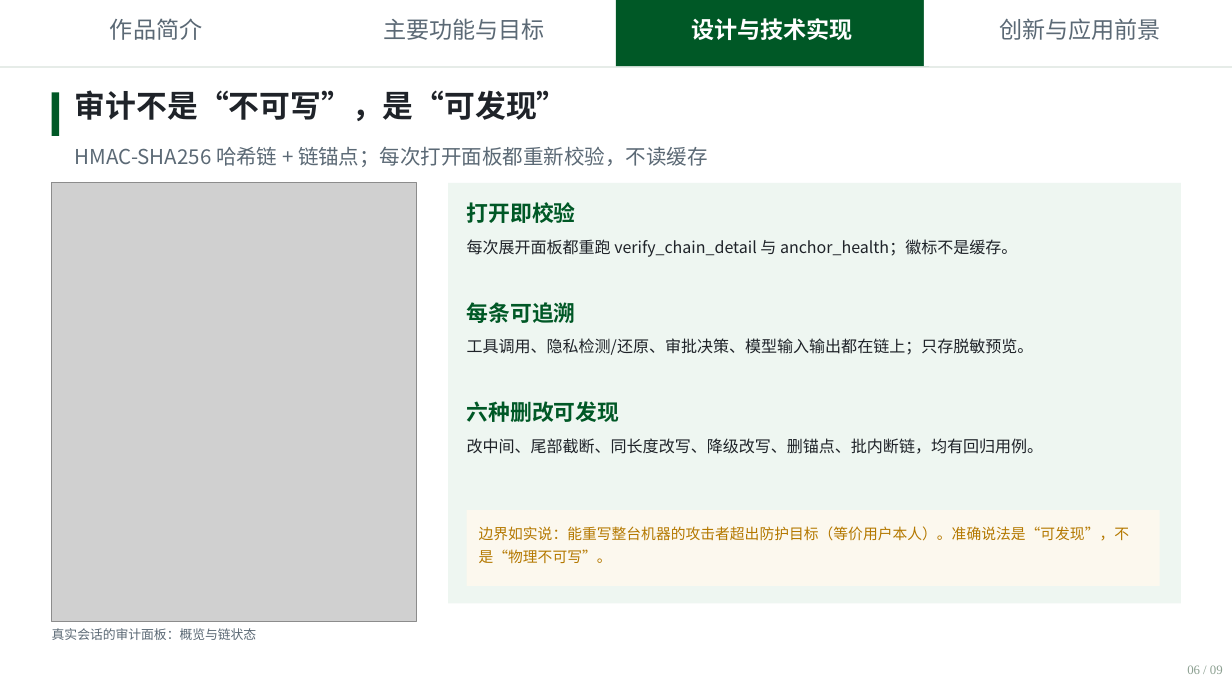
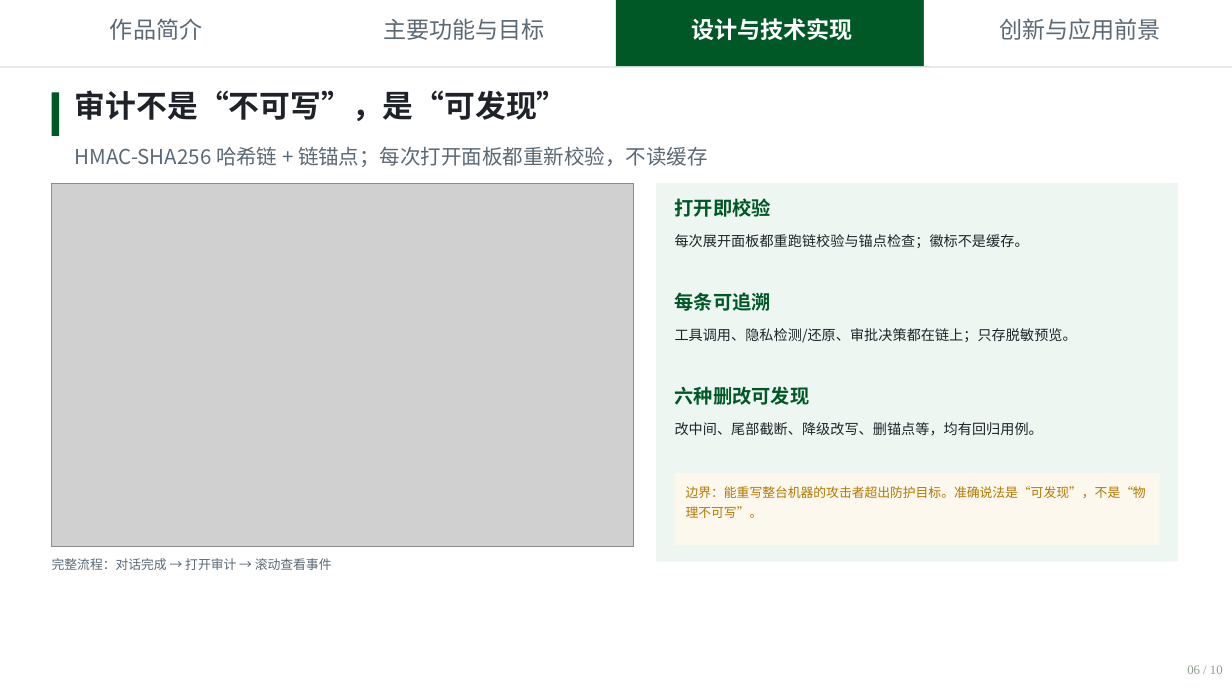
Before and after one commit to Andysun06/yindun-agent, a slide deck: slide 6 of 隐盾安全智能体汇报.pptx. Drawn at 1232x693 pixels with LibreOffice and Linux fonts; fonts in the diff are those of the drawing; grey boxes stand for pictures. Boxes give left, top, right and bottom in pixels: in the first picture for what was removed or moved away, otherwise in the second. Text is boxed around its words. In the diff, an @@ line names an element or a change of style, - is before the commit and + after.

Commit message:
正式答辩PPT：10页、创新拆两页并嵌入真实GIF；laya改为决策模型快速适配；补充创新特写录屏脚本

```diff
--- a/隐盾安全智能体汇报.pptx
+++ b/隐盾安全智能体汇报.pptx
@@ picture: place and size @@
-picture at box(52, 183, 417, 622)
+picture at box(52, 183, 634, 547)
@@ rectangle: place and size @@
-rectangle at box(448, 183, 1181, 604)
+rectangle at box(656, 183, 1178, 562)
@@ text "打开即校验": place and size @@
-text "打开即校验" at box(467, 202, 576, 223)
+text "打开即校验" at box(675, 198, 771, 217)
@@ text at box(675, 234, 1029, 248): text changed; size 12.5 to 11 pt @@
-每次展开面板都重跑 verify_chain_detail 与 anchor_health；徽标不是缓存。
+每次展开面板都重跑链校验与锚点检查；徽标不是缓存。
@@ text "每条可追溯": place and size @@
-text "每条可追溯" at box(467, 302, 576, 323)
+text "每条可追溯" at box(675, 292, 771, 311)
@@ text at box(675, 328, 1077, 343): text changed; size 12.5 to 11 pt @@
-工具调用、隐私检测/还原、审批决策、模型输入输出都在链上；只存脱敏预览。
+工具调用、隐私检测/还原、审批决策都在链上；只存脱敏预览。
@@ size 17 to 15 pt in 3 elements at box(675, 198, 771, 217), box(675, 292, 771, 311), box(675, 386, 810, 405) @@
@@ text "六种删改可发现": place and size @@
-text "六种删改可发现" at box(467, 401, 620, 422)
+text "六种删改可发现" at box(675, 386, 810, 405)
@@ text at box(675, 422, 1043, 435): text changed; size 12.5 to 11 pt @@
-改中间、尾部截断、同长度改写、降级改写、删锚点、批内断链，均有回归用例。
+改中间、尾部截断、降级改写、删锚点等，均有回归用例。
@@ rectangle: place and size @@
-rectangle at box(467, 510, 1160, 586)
+rectangle at box(675, 473, 1160, 545)
@@ text at box(686, 486, 1146, 518): text changed; size 11.5 to 10 pt @@
-边界如实说：能重写整台机器的攻击者超出防护目标（等价用户本人）。准确说法是“可发现”，不是“物理不可写”。
+边界：能重写整台机器的攻击者超出防护目标。准确说法是“可发现”，不是“物理不可写”。
@@ text at box(52, 558, 332, 570): text changed @@
-真实会话的审计面板：概览与链状态
+完整流程：对话完成 → 打开审计 → 滚动查看事件
@@ text at box(1187, 665, 1223, 674): text changed @@
-06 / 09
+06 / 10
```
Also in this commit, not shown: 5 other slides changed, 2 slides added, 1 slide removed, 9 other files.
